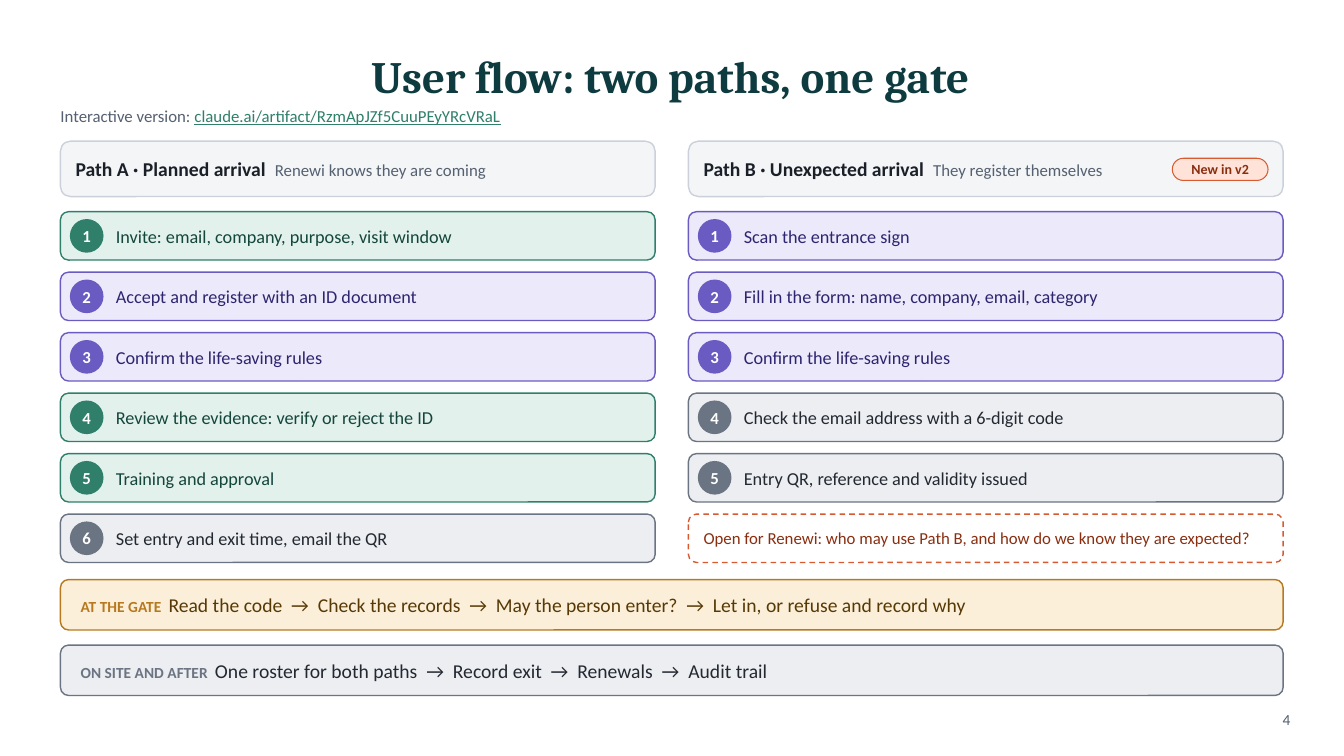
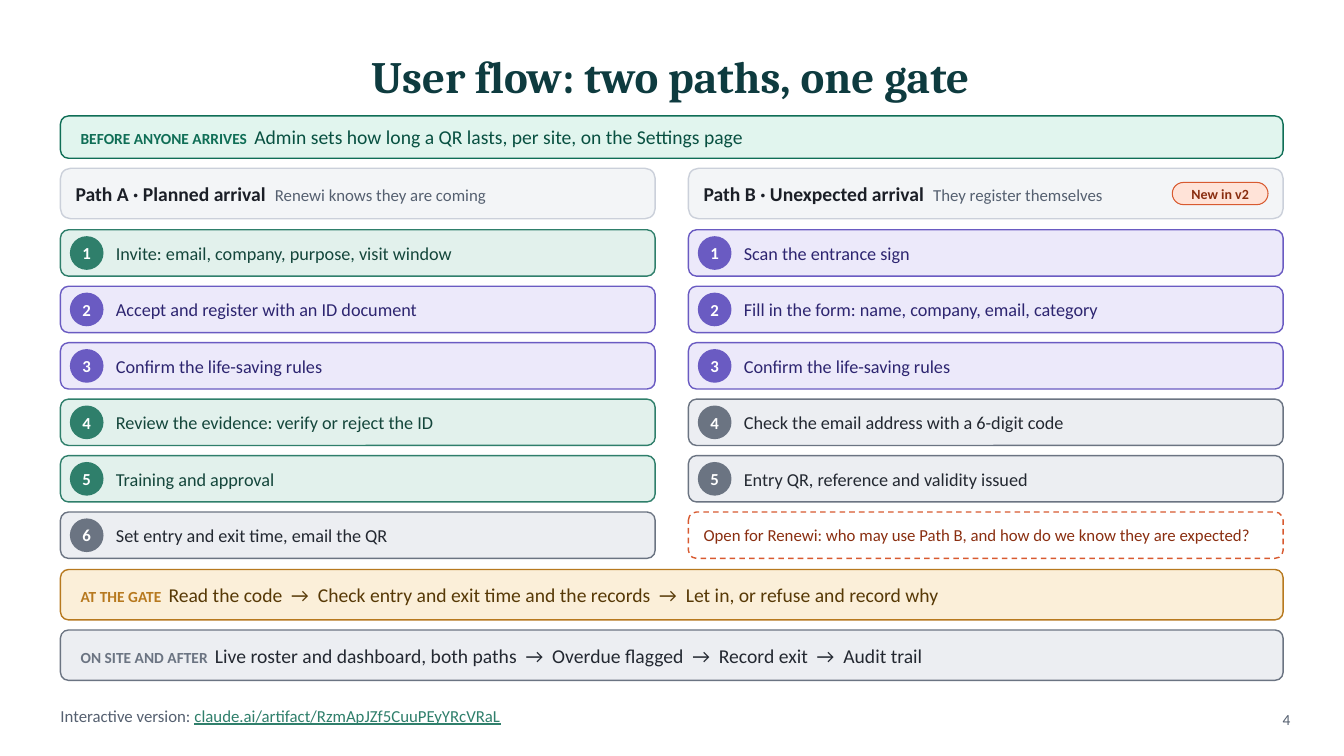
Before and after one commit to Sharon-dt3/vlaardingen_contractor_access, a slide deck: slide 4 of v2/docs/Site-Access-V2-Deck.pptx. Drawn at 1344x756 pixels with LibreOffice and Linux fonts; fonts in the diff are those of the drawing. Boxes give left, top, right and bottom in pixels: in the first picture for what was removed or moved away, otherwise in the second. Text is boxed around its words. In the diff, an @@ line names an element or a change of style, - is before the commit and + after.

```diff
--- a/v2/docs/Site-Access-V2-Deck.pptx
+++ b/v2/docs/Site-Access-V2-Deck.pptx
@@ rounded rectangle: place and size @@
-rounded rectangle at [60, 141, 655, 197]
+rounded rectangle at [60, 116, 1284, 158]
@@ rounded rectangle at [60, 116, 1284, 158]: fill #F3F5F7 to #E1F5EE; outline #CBD0DA 1 pt to #0F6E56 1 pt; proportions changed @@
@@ text added at [81, 130, 743, 148], 14 pt, text #085041 @@
+BEFORE ANYONE ARRIVES Admin sets how long a QR lasts, per site, on the Settings page
@@ rounded rectangle: place and size @@
-rounded rectangle at [689, 141, 1284, 197]
+rounded rectangle at [60, 168, 655, 219]
@@ text "Path A · Planned arrival ...": place and size @@
-text "Path A · Planned arrival ..." at [76, 162, 486, 179]
+text "Path A · Planned arrival ..." at [76, 187, 486, 204]
@@ rounded rectangle added at [689, 168, 1284, 219], fill #F3F5F7, outline #CBD0DA 1 pt @@
@@ text "Path B · Unexpected arrival ...": place and size @@
-text "Path B · Unexpected arrival ..." at [704, 162, 1102, 179]
+text "Path B · Unexpected arrival ..." at [704, 187, 1102, 204]
@@ text "New in v2": place and size @@
-text "New in v2" at [1191, 164, 1249, 174]
+text "New in v2" at [1191, 189, 1249, 199]
@@ rounded rectangle: place and size @@
-rounded rectangle at [1173, 158, 1268, 180]
+rounded rectangle at [1173, 182, 1268, 205]
@@ 2 texts, 2 rounded rectangles: place and size @@
-2 texts, 2 rounded rectangles at [60, 212, 1284, 260]
+2 texts, 2 rounded rectangles at [60, 230, 1284, 276]
@@ proportions changed in 13 elements at [60, 168, 655, 219], [60, 456, 655, 502], [689, 456, 1284, 502], [60, 512, 655, 559], [689, 512, 1284, 559], [60, 399, 655, 446], [689, 399, 1284, 446], [60, 343, 655, 389], [689, 343, 1284, 389], [60, 286, 655, 333], [689, 286, 1284, 333], [60, 230, 655, 276], [689, 230, 1284, 276] @@
@@ 6 texts, 4 ellipses, 2 rounded rectangles: place and size @@
-6 texts, 4 ellipses, 2 rounded rectangles at [60, 220, 1284, 321]
+6 texts, 4 ellipses, 2 rounded rectangles at [60, 237, 1284, 333]
@@ 4 texts, 2 ellipses, 2 rounded rectangles: place and size @@
-4 texts, 2 ellipses, 2 rounded rectangles at [60, 333, 1284, 381]
+4 texts, 2 ellipses, 2 rounded rectangles at [60, 343, 1284, 389]
@@ 4 texts, 2 ellipses, 2 rounded rectangles: place and size @@
-4 texts, 2 ellipses, 2 rounded rectangles at [60, 393, 1284, 442]
+4 texts, 2 ellipses, 2 rounded rectangles at [60, 399, 1284, 446]
@@ rounded rectangle: place and size @@
-rounded rectangle at [60, 514, 655, 563]
+rounded rectangle at [60, 512, 655, 559]
@@ rounded rectangle: place and size @@
-rounded rectangle at [689, 514, 1284, 563]
+rounded rectangle at [689, 512, 1284, 559]
@@ rounded rectangle: place and size @@
-rounded rectangle at [60, 645, 1284, 696]
+rounded rectangle at [60, 570, 1284, 620]
@@ rounded rectangle at [60, 570, 1284, 620]: fill #ECEEF2 to #FBEFD9; outline #6B7482 1 pt to #B7791F 1 pt @@
@@ text at [81, 588, 938, 605]: text changed @@
-AT THE GATE Read the code → Check the records → May the person enter? → Let in, or refuse and record why
+AT THE GATE Read the code → Check entry and exit time and the records → Let in, or refuse and record why
@@ rounded rectangle: place and size @@
-rounded rectangle at [60, 580, 1284, 630]
+rounded rectangle at [60, 630, 1284, 681]
@@ rounded rectangle at [60, 630, 1284, 681]: fill #FBEFD9 to #ECEEF2; outline #B7791F 1 pt to #6B7482 1 pt @@
@@ text at [81, 649, 922, 667]: text changed @@
-ON SITE AND AFTER One roster for both paths → Record exit → Renewals → Audit trail
+ON SITE AND AFTER Live roster and dashboard, both paths → Overdue flagged → Record exit → Audit trail
@@ text "Interactive version: claude.ai/artifact/RzmApJZf5CuuPEyYRcVR ...": place and size @@
-text "Interactive version: claude.ai/artifact/RzmApJZf5CuuPEyYRcVR ..." at [60, 110, 500, 125]
+text "Interactive version: claude.ai/artifact/RzmApJZf5CuuPEyYRcVR ..." at [60, 710, 500, 725]
```
Also in this commit, not shown: 5 other slides changed, 3 slides added, 10 other files.
